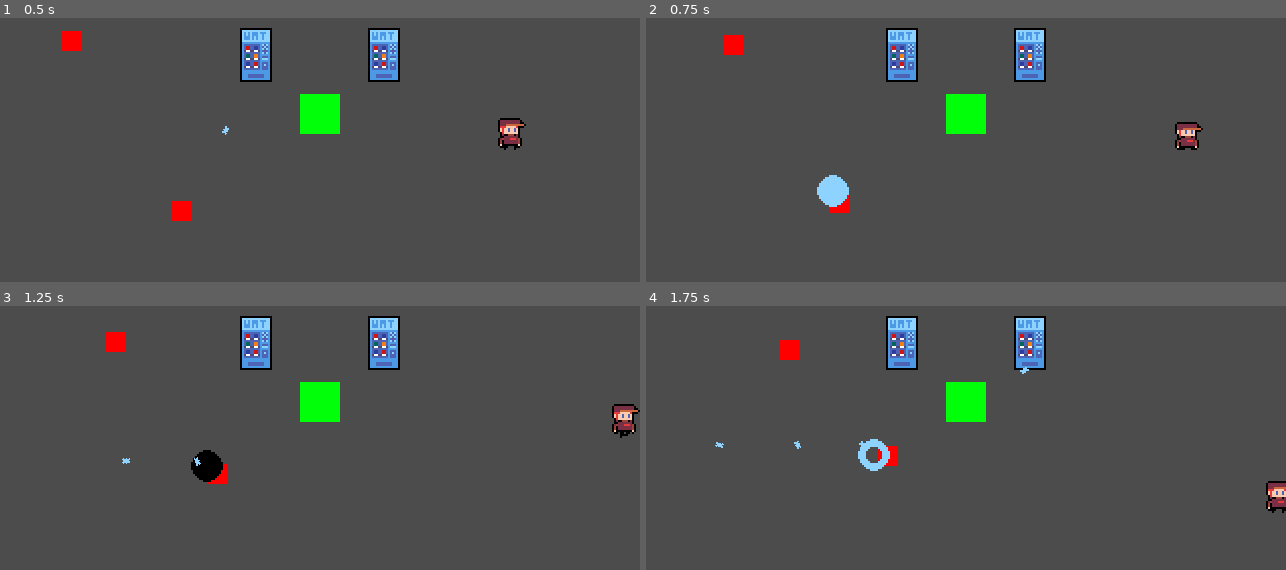
Above: before the commit, frames 1-4 (two rows, left to right).
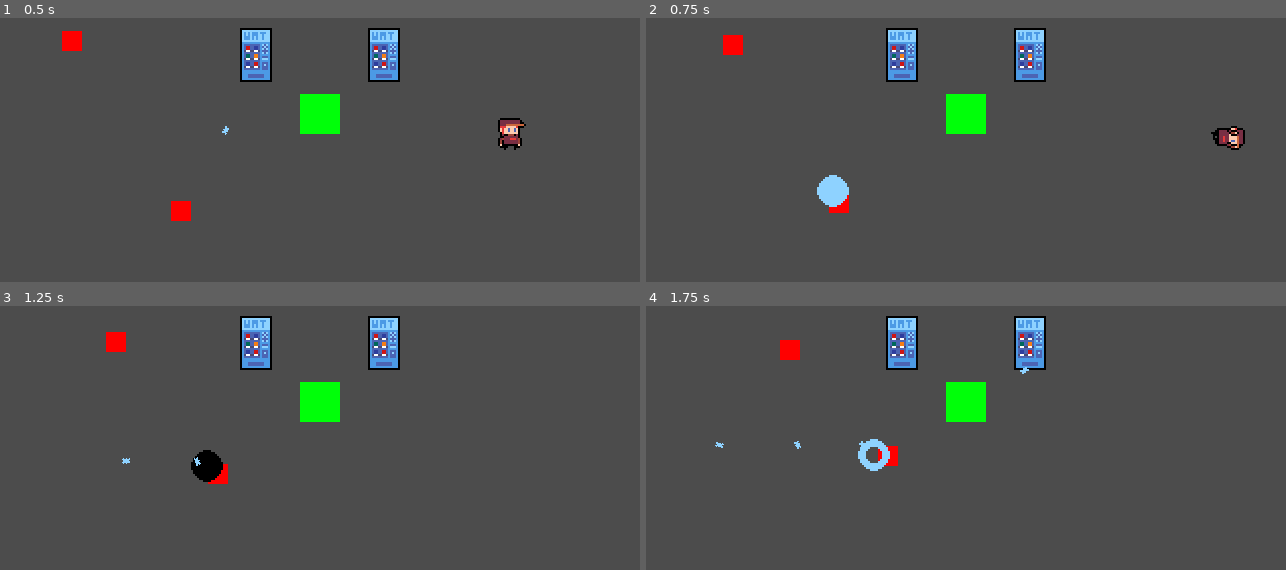
Above: after the commit, the same moments.

Repository: pithnoo/Elevending
Game: Godot game, scene res://Scenes/World.tscn
Two runs of this game, one before a commit and one after it. Both use one fixed random seed, a clock stepped at 60 frames per second and the inputs below.
Inputs:
- Up to frame 1 (0.5 s): no input
- Up to frame 2 (0.75 s): hold Right (ui_right) from 0.53 s (still down); tap Space (roll, bound only after the commit) at 0.6 s
- Up to frame 3 (1.25 s): keep holding Right (ui_right)
- Up to frame 4 (1.75 s): release Right (ui_right) at 1.28 s; hold Down (ui_down) from 1.28 s (still down); tap Space (roll, bound only after the commit) at 1.35 s

Frame 1 is identical in both runs. In frame 2, 0.7% of the frame differs, in the area x 82-94%, y 39-50%; in frame 3, 0.4%; in frame 4, 0.3%.

Commit message:
implemented roll state

Diff:
--- a/Code/Player/base_state.gd
+++ b/Code/Player/base_state.gd
@@ -6,7 +6,6 @@
 var player: Player
 
 func enter() -> void:
-#	print(animation_name)
 	player.animations.play(animation_name)
 
 func exit() -> void:
--- a/Code/Player/idle.gd
+++ b/Code/Player/idle.gd
@@ -1,8 +1,13 @@
 extends BaseState
 
 export(NodePath) var move_node
+export(NodePath) var roll_node
+export(NodePath) var roll_timer_node
 
 onready var move_state: BaseState = get_node(move_node)
+onready var roll_state: BaseState = get_node(roll_node)
+onready var roll_timer = get_node(roll_timer_node)
+
 
 var move_input = Vector2.ZERO
 
@@ -11,10 +16,14 @@
 	player.velocity = Vector2.ZERO
 
 func physics_process(_delta: float) -> BaseState:
-	move_input.x = Input.get_action_strength("ui_right") - Input.get_action_strength("ui_left")
-	move_input.y = Input.get_action_strength("ui_down") - Input.get_action_strength("ui_up")
+  move_input.x = Input.get_action_strength("ui_right") - Input.get_action_strength("ui_left")
+  move_input.y = Input.get_action_strength("ui_down") - Input.get_action_strength("ui_up")
 
-	if move_input != Vector2.ZERO:
-		return move_state
+  if move_input != Vector2.ZERO:
+    return move_state
 
-	return null
+  if Input.is_action_just_pressed("roll") && roll_timer.is_stopped():
+    return roll_state
+
+
+  return null
--- a/Code/Player/move.gd
+++ b/Code/Player/move.gd
@@ -1,9 +1,13 @@
 extends BaseState
 
 export(NodePath) var idle_node
+export(NodePath) var roll_node
+export(NodePath) var roll_timer_node
 export(float) var move_speed
 
 onready var idle_state: BaseState = get_node(idle_node)
+onready var roll_state: BaseState = get_node(roll_node)
+onready var roll_timer = get_node(roll_timer_node)
 
 var move_input = Vector2.ZERO
 
@@ -11,18 +15,23 @@
 	.enter()
 
 func physics_process(delta: float) -> BaseState:
-	move_input.x = Input.get_action_strength("ui_right") - Input.get_action_strength("ui_left")
-	move_input.y = Input.get_action_strength("ui_down") - Input.get_action_strength("ui_up")
+  move_input.x = Input.get_action_strength("ui_right") - Input.get_action_strength("ui_left")
+  move_input.y = Input.get_action_strength("ui_down") - Input.get_action_strength("ui_up")
 
-	if move_input < Vector2.ZERO:
-		player.sprite.flip_h = true
-	elif move_input > Vector2.ZERO:
-		player.sprite.flip_h = false
+  if move_input < Vector2.ZERO:
+	  player.sprite.flip_h = true
+	  player.facing_direction = -1
+  elif move_input > Vector2.ZERO:
+    player.sprite.flip_h = false
+    player.facing_direction = 1
 
-	if move_input == Vector2.ZERO:
-		return idle_state
+  if Input.is_action_just_pressed("roll") && roll_timer.is_stopped():
+    return roll_state
 
-	player.velocity = move_input.normalized() * move_speed * delta
-	player.velocity = player.move_and_slide(player.velocity, Vector2.UP)
+  if move_input == Vector2.ZERO:
+	  return idle_state
 
-	return null
+  player.velocity = move_input.normalized() * move_speed * delta
+  player.velocity = player.move_and_slide(player.velocity, Vector2.UP)
+
+  return null
--- a/Code/Player/player.gd
+++ b/Code/Player/player.gd
@@ -1,11 +1,14 @@
 class_name Player
 extends KinematicBody2D
+
+var can_dash: bool = true
 
 onready var animations = $AnimationPlayer
 onready var states = $StateManager
 onready var sprite = $Sprite
 
 var velocity = Vector2.ZERO
+var facing_direction: int
 
 func _ready() -> void:
 	states.init(self)
--- /dev/null
+++ b/Code/Player/roll.gd
@@ -0,0 +1,60 @@
+extends BaseState
+
+export(NodePath) var idle_node
+export(NodePath) var move_node
+export(NodePath) var roll_timer_node
+export(NodePath) var motion_timer_node
+
+export(float) var max_roll_speed
+export(float) var roll_cooldown
+export(float) var motion_time
+export(float) var deceleration
+
+onready var idle_state: BaseState = get_node(idle_node)
+onready var move_state: BaseState = get_node(move_node)
+onready var roll_timer = get_node(roll_timer_node)
+onready var motion_timer = get_node(motion_timer_node)
+
+var roll_input = Vector2.ZERO
+var roll_direction: Vector2
+var is_holding : bool
+var roll_finished: bool
+var roll_speed: float
+
+func enter() -> void:
+  .enter()
+
+  roll_timer.start(roll_cooldown)
+  motion_timer.start(motion_time)
+
+  roll_finished = false
+  is_holding = true
+
+  roll_speed = max_roll_speed
+
+  # zero input, player rolls in direction they are facing
+  roll_direction = Vector2.RIGHT * player.facing_direction
+
+
+func physics_process(delta: float) -> BaseState:
+  if is_holding:
+    roll_input.x = Input.get_action_strength("ui_right") - Input.get_action_strength("ui_left")
+    roll_input.y = Input.get_action_strength("ui_down") - Input.get_action_strength("ui_up")
+
+  if roll_input != Vector2.ZERO:
+	  roll_direction = roll_input.normalized()
+
+  is_holding = false
+
+  if motion_timer.is_stopped():
+	  roll_speed *= deceleration
+
+  player.velocity = player.move_and_collide(roll_direction * roll_speed * delta)
+
+  if roll_finished:
+	  return move_state
+
+  return null
+
+func roll_animation_finished():
+  roll_finished = true
--- a/Scenes/Enemies/EnemyFollowCoreTemplate.tscn
+++ b/Scenes/Enemies/EnemyFollowCoreTemplate.tscn
@@ -101,13 +101,13 @@
 collision_mask = 16
 script = ExtResource( 8 )
 entity_stats = NodePath("../Stats")
+type = 2
 
 [node name="CollisionShape2D" type="CollisionShape2D" parent="HurtBox"]
 scale = Vector2( 0.05, 0.05 )
 shape = SubResource( 1 )
 
 [node name="CoreHitBox" type="Area2D" parent="."]
-scale = Vector2( 1, 1 )
 collision_layer = 0
 collision_mask = 2
 
--- a/Scenes/Entities/Player.tscn
+++ b/Scenes/Entities/Player.tscn
@@ -1,10 +1,11 @@
-[gd_scene load_steps=15 format=2]
+[gd_scene load_steps=18 format=2]
 
 [ext_resource path="res://Art/player-Sheet.png" type="Texture" id=1]
 [ext_resource path="res://Code/Player/state_manager.gd" type="Script" id=2]
 [ext_resource path="res://Code/Player/player.gd" type="Script" id=3]
 [ext_resource path="res://Code/Player/move.gd" type="Script" id=4]
 [ext_resource path="res://Code/Player/idle.gd" type="Script" id=5]
+[ext_resource path="res://Code/Player/roll.gd" type="Script" id=6]
 
 [sub_resource type="RectangleShape2D" id=9]
 extents = Vector2( 5, 5 )
@@ -61,18 +62,53 @@
 "values": [ 0 ]
 }
 
+[sub_resource type="Animation" id=11]
+resource_name = "Roll"
+length = 0.5
+loop = true
+tracks/0/type = "value"
+tracks/0/path = NodePath("Sprite:frame")
+tracks/0/interp = 1
+tracks/0/loop_wrap = true
+tracks/0/imported = false
+tracks/0/enabled = true
+tracks/0/keys = {
+"times": PoolRealArray( 0, 0.1, 0.2, 0.3, 0.4 ),
+"transitions": PoolRealArray( 1, 1, 1, 1, 1 ),
+"update": 1,
+"values": [ 3, 4, 5, 6, 7 ]
+}
+tracks/1/type = "method"
+tracks/1/path = NodePath("StateManager/Roll")
+tracks/1/interp = 1
+tracks/1/loop_wrap = true
+tracks/1/imported = false
+tracks/1/enabled = true
+tracks/1/keys = {
+"times": PoolRealArray( 0.5 ),
+"transitions": PoolRealArray( 1 ),
+"values": [ {
+"args": [  ],
+"method": "roll_animation_finished"
+} ]
+}
+
 [sub_resource type="AnimationNodeAnimation" id=5]
 animation = "Idle"
 
 [sub_resource type="AnimationNodeAnimation" id=6]
 animation = "Move"
 
+[sub_resource type="AnimationNodeAnimation" id=12]
+animation = "Roll"
+
 [sub_resource type="AnimationNodeStateMachine" id=7]
 states/Idle/node = SubResource( 5 )
-states/Idle/position = Vector2( 376, 125 )
+states/Idle/position = Vector2( 363, 125 )
 states/Move/node = SubResource( 6 )
 states/Move/position = Vector2( 573, 125 )
-start_node = "Idle"
+states/Roll/node = SubResource( 12 )
+states/Roll/position = Vector2( 779, 125 )
 
 [sub_resource type="AnimationNodeStateMachinePlayback" id=8]
 
@@ -109,20 +145,42 @@
 script = ExtResource( 5 )
 animation_name = "Idle"
 move_node = NodePath("../Move")
+roll_node = NodePath("../Roll")
+roll_timer_node = NodePath("../../RollTimer")
 
 [node name="Move" type="Node" parent="StateManager"]
 script = ExtResource( 4 )
 animation_name = "Move"
 idle_node = NodePath("../Idle")
+roll_node = NodePath("../Roll")
+roll_timer_node = NodePath("../../RollTimer")
 move_speed = 5000.0
+
+[node name="Roll" type="Node" parent="StateManager"]
+script = ExtResource( 6 )
+animation_name = "Roll"
+idle_node = NodePath("../Idle")
+move_node = NodePath("../Move")
+roll_timer_node = NodePath("../../RollTimer")
+motion_timer_node = NodePath("../../MotionTimer")
+max_roll_speed = 300.0
+roll_cooldown = 1.0
+motion_time = 0.05
+deceleration = 0.93
 
 [node name="AnimationPlayer" type="AnimationPlayer" parent="."]
 anims/Idle = SubResource( 3 )
 anims/Move = SubResource( 4 )
 anims/RESET = SubResource( 10 )
+anims/Roll = SubResource( 11 )
 
 [node name="AnimationTree" type="AnimationTree" parent="."]
 tree_root = SubResource( 7 )
 anim_player = NodePath("../AnimationPlayer")
-active = true
 parameters/playback = SubResource( 8 )
+
+[node name="RollTimer" type="Timer" parent="."]
+one_shot = true
+
+[node name="MotionTimer" type="Timer" parent="."]
+one_shot = true
--- a/project.godot
+++ b/project.godot
@@ -58,6 +58,7 @@
 
 config/name="TopDownPrototype"
 run/main_scene="res://Scenes/World.tscn"
+boot_splash/show_image=false
 config/icon="res://icon.png"
 
 [display]
@@ -127,6 +128,11 @@
 , Object(InputEventKey,"resource_local_to_scene":false,"resource_name":"","device":0,"alt":false,"shift":false,"control":false,"meta":false,"command":false,"pressed":false,"scancode":83,"physical_scancode":0,"unicode":0,"echo":false,"script":null)
  ]
 }
+roll={
+"deadzone": 0.5,
+"events": [ Object(InputEventKey,"resource_local_to_scene":false,"resource_name":"","device":0,"alt":false,"shift":false,"control":false,"meta":false,"command":false,"pressed":false,"scancode":0,"physical_scancode":32,"unicode":0,"echo":false,"script":null)
+ ]
+}
 
 [layer_names]
 
